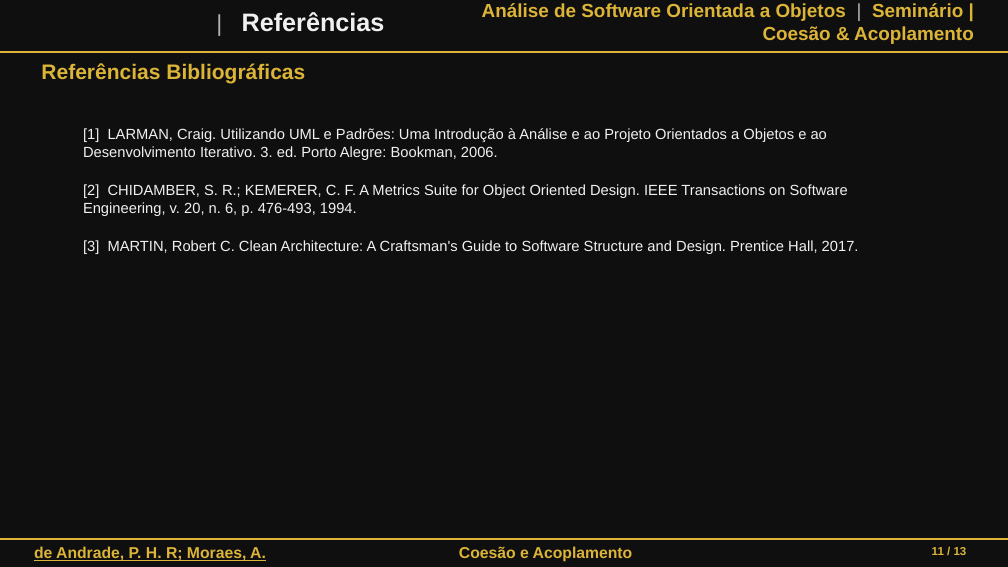
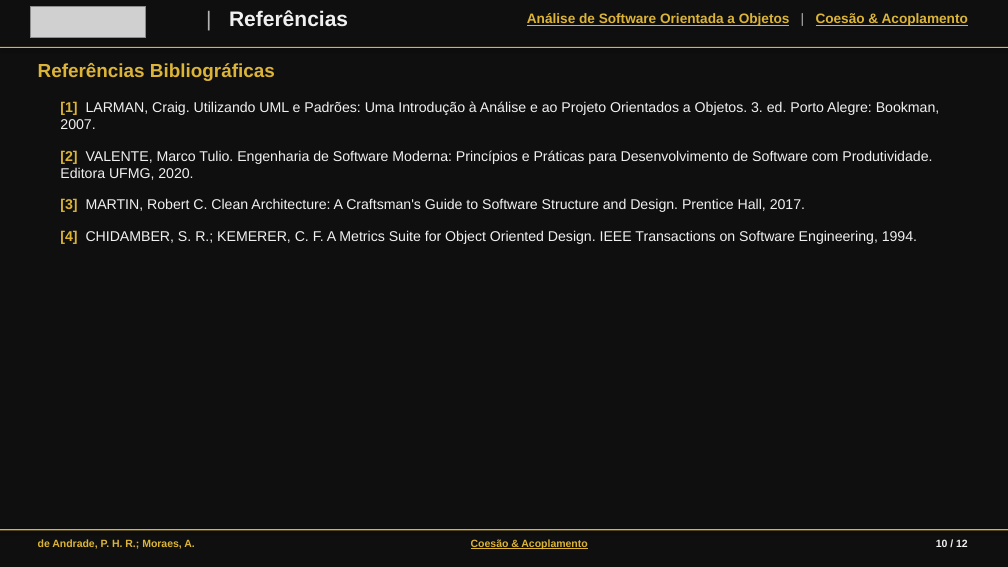
Before and after one commit to pedroiff0/page, a slide deck: slide 10 of content/assets/disciplinas/6-periodo/analise-de-software-orientada-a-objetos/slides_iff_disciplina_preto.pptx (slide 11 before the commit). Drawn at 1008x567 pixels with LibreOffice and Linux fonts; fonts in the diff are those of the drawing; grey boxes stand for pictures; background and template pictures are left out. Boxes give left, top, right and bottom in pixels: in the first picture for what was removed or moved away, otherwise in the second. Text is boxed around its words. In the diff, an @@ line names an element or a change of style, - is before the commit and + after.

```diff
--- a/content/assets/disciplinas/6-periodo/analise-de-software-orientada-a-objetos/slides_iff_disciplina_preto.pptx
+++ b/content/assets/disciplinas/6-periodo/analise-de-software-orientada-a-objetos/slides_iff_disciplina_preto.pptx
@@ background #0F0F0F to #FFFFFF @@
@@ rectangle added at (0,0,1008,567), fill #0F0F0F @@
@@ picture added at (30,6,146,38) @@
@@ text "| Referências": place and size @@
-text "| Referências" at (242,12,385,32)
+text "| Referências" at (229,10,348,27)
@@ text "| Referências" at (229,10,348,27): size 22 to 20 pt in "|"; size 24 to 20 pt @@
@@ text removed at (482,3,974,44) @@
-Análise de Software Orientada a Objetos | Seminário | Coesão & Acoplamento
@@ text added at (527,13,968,26), 13 pt, text #DCB437, bold, underline @@
+Análise de Software Orientada a Objetos | Coesão & Acoplamento
@@ rectangle removed at (0,51,1008,52) @@
@@ rectangle added at (0,47,1008,48), fill #DCB437 @@
@@ text "Referências Bibliográficas" at (38,63,275,81): size 20 to 18 pt @@
@@ text at (60,101,939,180): text changed; size 14 to 13.5 pt @@
-[1] LARMAN, Craig. Utilizando UML e Padrões: Uma Introdução à Análise e ao Projeto Orientados a Objetos e ao Desenvolvimento Iterativo. 3. ed. Porto Alegre: Bookman, 2006.
-[2] CHIDAMBER, S. R.; KEMERER, C. F. A Metrics Suite for Object Oriented Design. IEEE Transactions on Software Engineering, v. 20, n. 6, p. 476-493, 1994.
+[1] LARMAN, Craig. Utilizando UML e Padrões: Uma Introdução à Análise e ao Projeto Orientados a Objetos. 3. ed. Porto Alegre: Bookman, 2007.
+[2] VALENTE, Marco Tulio. Engenharia de Software Moderna: Princípios e Práticas para Desenvolvimento de Software com Produtividade. Editora UFMG, 2020.
@@ text "[1] LARMAN, Craig. Utilizando UML ...": place and size @@
-text "[1] LARMAN, Craig. Utilizando UML ..." at (83,128,859,254)
+text "[1] LARMAN, Craig. Utilizando UML ..." at (60,101,939,244)
@@ text at (60,198,805,212): size 14 to 13.5 pt in "[3] MARTIN, Robert C. Clean Architecture: A ..."; text colour #F0F0F0 to #DCB437, bold on in "[3]"; less space between paragraphs @@
@@ text at (60,230,917,244): paragraph added @@
+[4] CHIDAMBER, S. R.; KEMERER, C. F. A Metrics Suite for Object Oriented Design. IEEE Transactions on Software Engineering, 1994.
@@ rectangle removed at (0,538,1008,539) @@
@@ rectangle added at (0,529,1008,530), fill #DCB437 @@
@@ text added at (38,539,194,549), 10 pt, text #DCB437, bold @@
+de Andrade, P. H. R.; Moraes, A.
@@ text added at (471,539,587,549), 10 pt, text #DCB437, bold, underline @@
+Coesão & Acoplamento
@@ text added at (936,539,968,547), 10 pt, text #F0F0F0, bold @@
+10 / 12
@@ text removed at (34,546,266,561) @@
-de Andrade, P. H. R; Moraes, A.
@@ text removed at (459,546,633,562) @@
-Coesão e Acoplamento
@@ text removed at (932,547,967,555) @@
-11 / 13
```
Also in this commit, not shown: 2 other slides changed, 9 slides added, 10 slides removed, 15 other files.
